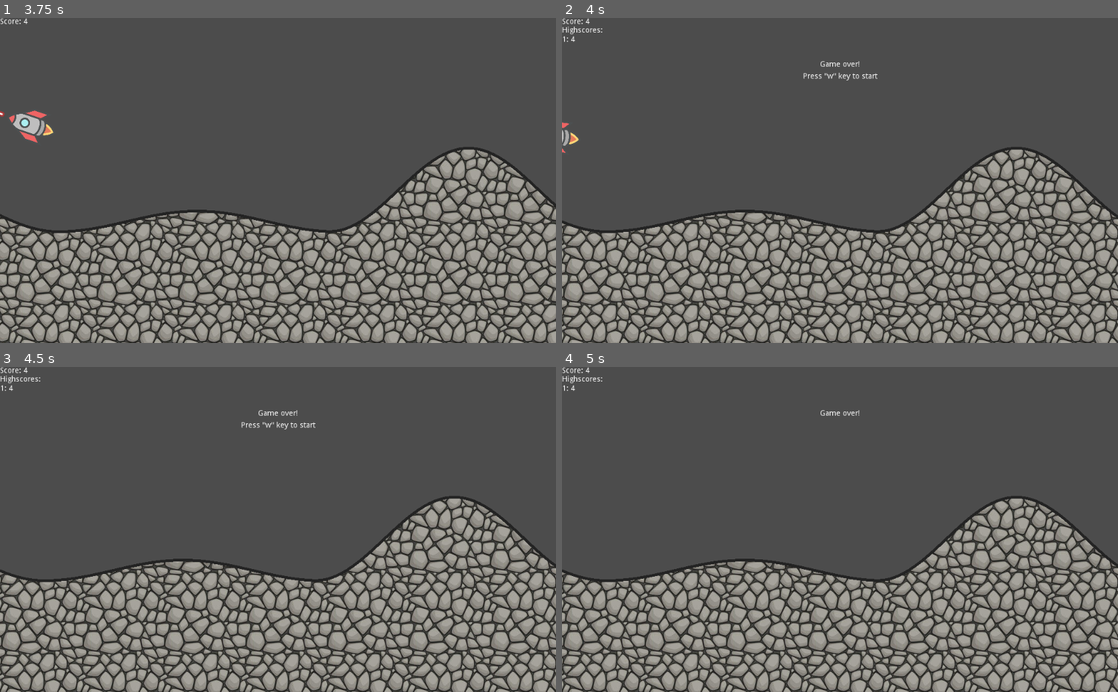
Above: before the commit, frames 1-4 (two rows, left to right).
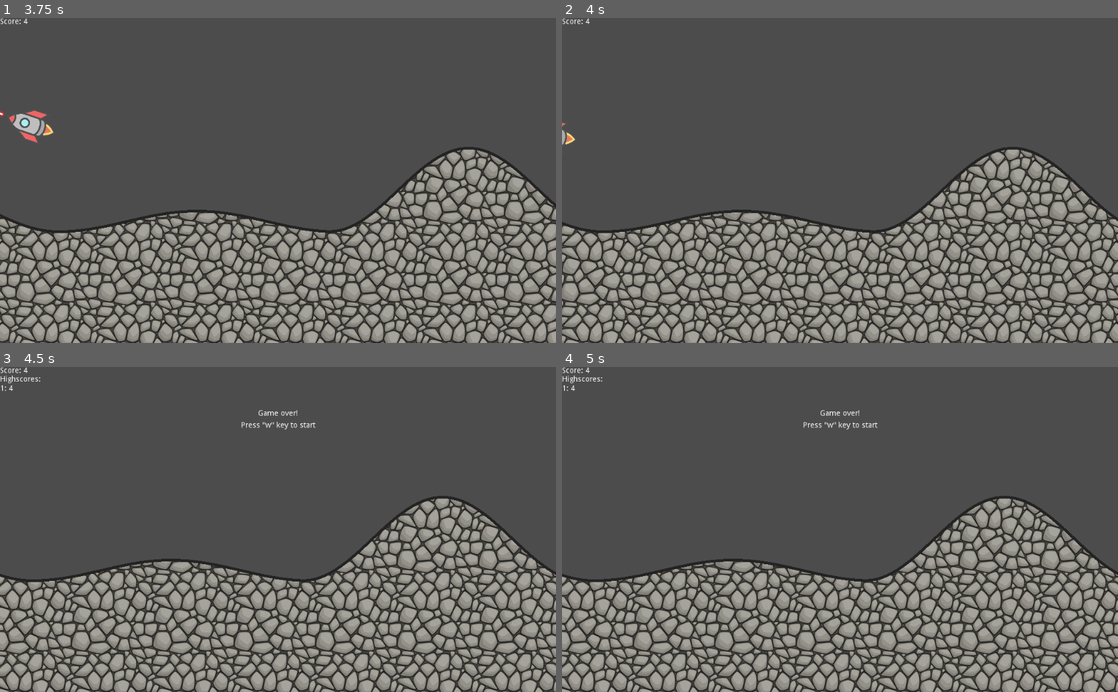
Above: after the commit, the same moments.

Repository: marcmos/space-shooter
Game: Godot game, scene res://Game.tscn
The game is run twice, just before and just after one commit, with the same random seed, the same clock (stepped at 60 frames per second) and the same inputs.
Inputs:
- Up to frame 1 (3.75 s): tap W (up) at 0.5 s; hold D (right) 0.53-1.28 s; hold Space (shoot) 0.53-1.28 s; hold A (left) 1.28-2.03 s; tap Space (shoot) at 1.35, 2.85 s; hold D (right) 2.03-2.78 s; hold Space (shoot) 2.03-2.78 s; hold W (up) 2.78-3.53 s; hold A (left) from 3.53 s (still down); hold Space (shoot) from 3.53 s (still down)
- Up to frame 2 (4 s): keep holding A (left); keep holding Space (shoot)
- Up to frame 3 (4.5 s): keep holding A (left); tap W (up) at 4.25 s; release Space (shoot) at 4.28 s; tap Space (shoot) at 4.35 s
- Up to frame 4 (5 s): keep holding A (left)

Frame 1 is identical in both runs. In frame 2, 24% of the frame differs, in the area x 0-100%, y 2-100%; in frame 3, 26%; in frame 4, 26%, in the area x 0-100%, y 16-100%.

Commit message:
Improve out-of-bounds game over condition

Diff:
--- a/Level.tscn
+++ b/Level.tscn
@@ -25,7 +25,6 @@
 texture_mode = -1082211219
 
 [node name="Player" type="RigidBody2D" parent="."]
-editor/display_folded = true
 rotation = -1.5708
 gravity_scale = 0.0
 contacts_reported = 1
--- a/Player.gd
+++ b/Player.gd
@@ -2,6 +2,8 @@
 
 var thrust = Vector2(0, 300)
 var torque = 5000
+
+var sprite_rect
 
 export (PackedScene) var bullet
 onready var bullet_container = get_node("BulletContainer")
@@ -11,6 +13,8 @@
 
 func _ready():
 	position.x = get_viewport().size.x / 2
+	sprite_rect = Vector2($Sprite.get_rect().size.x * $Sprite.scale.x, \
+		$Sprite.get_rect().size.y * $Sprite.scale.y)
 
 func _process(delta):
 	if is_game_over():
@@ -38,13 +42,13 @@
 	applied_torque = rotation_dir * torque
 
 func beyond_bounds():
-	return position.y < -200 or position.x < $Camera2D.limit_left
+	return position.y + (sprite_rect.y / 2) < $Camera2D.limit_top or \
+		position.x + (sprite_rect.x / 2) < $Camera2D.limit_left
 
 func shoot():
 	var b = bullet.instance()
 	bullet_container.add_child(b)
 	b.start_at(rotation, $Muzzle.global_position, linear_velocity)
-	#apply_impulse(Vector2(5, 0), Vector2(-5, 0))
 
 func _on_BorderTimer_timeout():
 	if not is_game_over():
